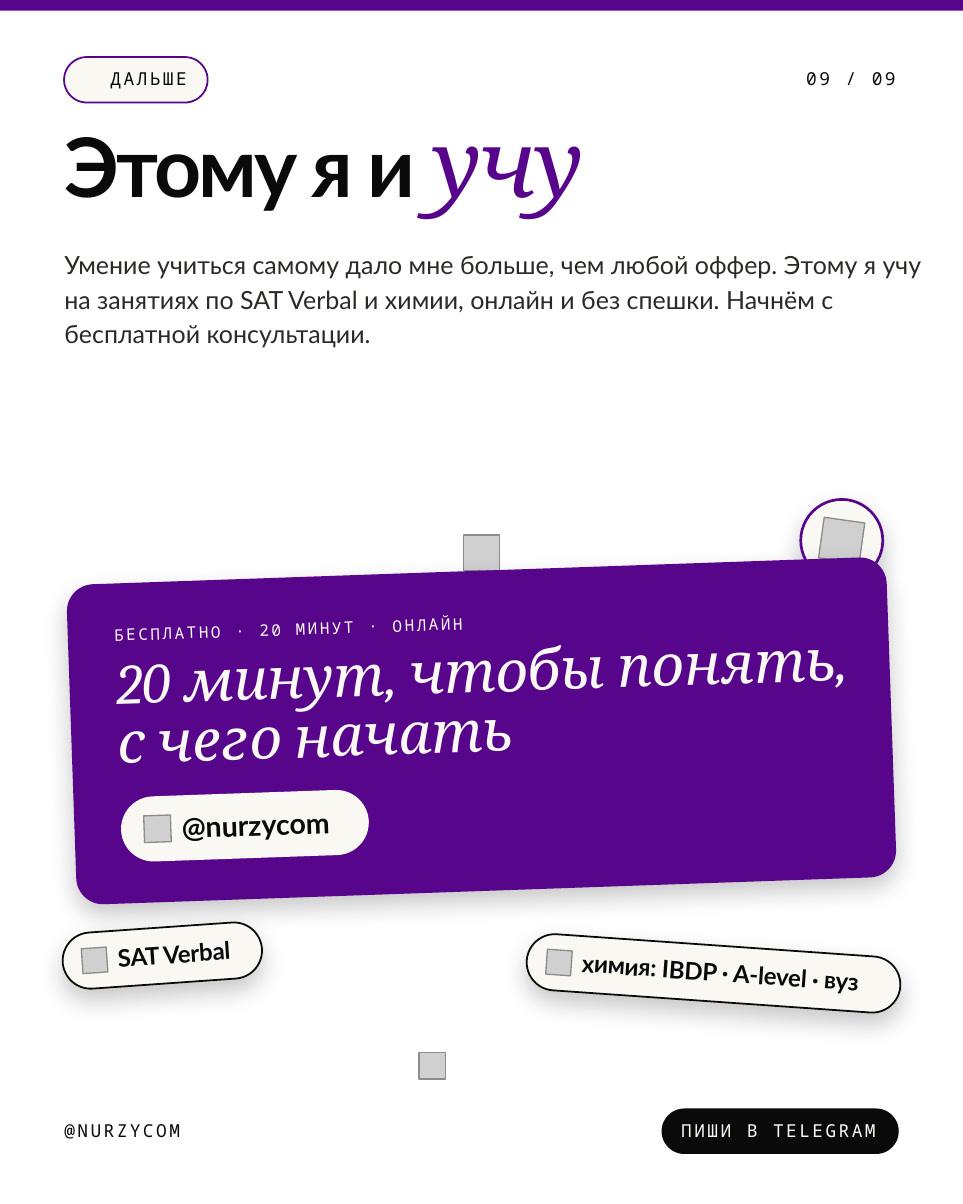
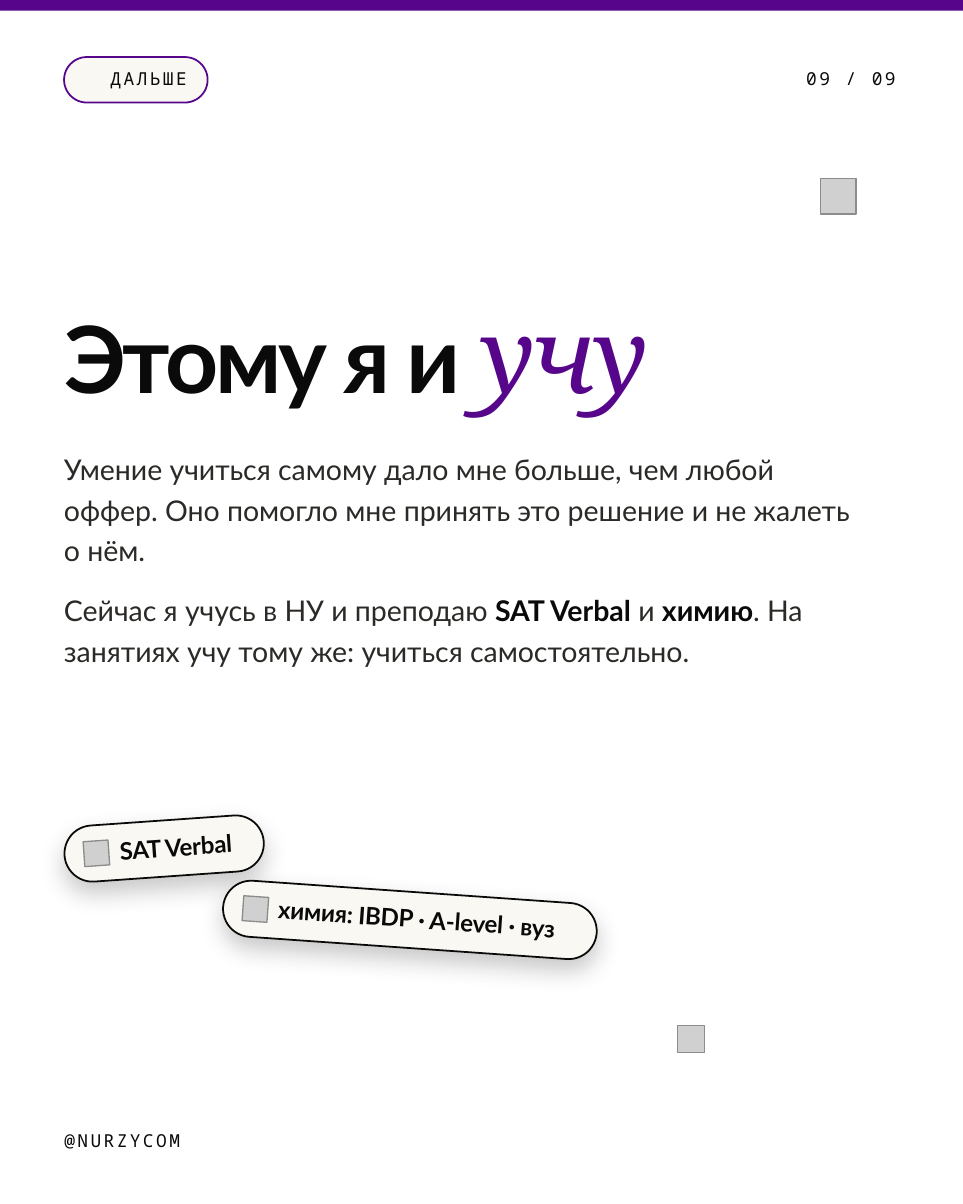
Before and after one commit to galiandojonathan-ship-it1/nurzycom_brand, a slide deck: slide 9 of social/pptx/reasons-170m.pptx. Drawn at 963x1204 pixels with LibreOffice and Linux fonts; fonts in the diff are those of the drawing; grey boxes stand for pictures; background and template pictures are left out. Boxes give left, top, right and bottom in pixels: in the first picture for what was removed or moved away, otherwise in the second. Text is boxed around its words. In the diff, an @@ line names an element or a change of style, - is before the commit and + after.

```diff
--- a/social/pptx/reasons-170m.pptx
+++ b/social/pptx/reasons-170m.pptx
@@ picture: place and size @@
-picture at [464,535,499,571]
+picture at [820,178,856,214]
@@ text "Этому я и учу": place and size @@
-text "Этому я и учу" at [64,137,584,220]
+text "Этому я и учу" at [64,325,648,418]
@@ text "Этому я и учу" at [64,325,648,418]: size 46 to 52 pt, letter spacing -1.6 to -1.8 pt in "Этому я и"; size 52 to 58 pt, letter spacing -1 to -1.2 pt in "учу"; line spacing 46pt to 52pt @@
@@ text at [64,459,850,561]: text changed; size 14 to 16 pt @@
-Умение учиться самому дало мне больше, чем любой оффер. Этому я учу на занятиях по SAT Verbal и химии, онлайн и без спешки. Начнём с бесплатной консультации.
+Умение учиться самому дало мне больше, чем любой оффер. Оно помогло мне принять это решение и не жалеть о нём.
@@ ellipse removed at [796,494,889,587] @@
@@ picture removed at [819,517,866,564] @@
@@ text added at [64,599,802,667], 16 pt, text #2B2A27 @@
+Сейчас я учусь в НУ и преподаю SAT Verbal и химию. На занятиях учу тому же: учиться самостоятельно.
@@ text removed at [114,621,354,641] @@
-БЕСПЛАТНО · 20 МИНУТ · ОНЛАЙН
@@ text removed at [117,645,836,763] @@
-20 минут, чтобы понять, с чего начать
@@ rounded rectangle removed at [120,789,370,863] @@
@@ 1 picture, 1 text, 1 rounded rectangle: place and size @@
-1 picture, 1 text, 1 rounded rectangle at [61,920,265,990]
+1 picture, 1 text, 1 rounded rectangle at [62,814,266,884]
@@ picture removed at [143,815,171,843] @@
@@ text removed at [182,818,330,841] @@
-@nurzycom
@@ rounded rectangle at [221,878,599,961]: fill #57068C to #FAF8F3; outline none to #0A0A0A 1 pt; proportions changed; rotation 358 to 4 degrees @@
@@ picture: place and size @@
-picture at [546,949,572,975]
+picture at [242,895,268,921]
@@ text "химия: IBDP · A-level · ...": place and size @@
-text "химия: IBDP · A-level · ..." at [581,959,859,994]
+text "химия: IBDP · A-level · ..." at [278,905,555,941]
@@ rounded rectangle removed at [525,932,903,1015] @@
@@ picture: place and size @@
-picture at [419,1052,446,1079]
+picture at [678,1026,705,1053]
@@ rounded rectangle removed at [661,1108,899,1153] @@
@@ text "@NURZYCOM": place and size @@
-text "@NURZYCOM" at [64,1124,180,1139]
+text "@NURZYCOM" at [64,1134,180,1149]
@@ text removed at [681,1124,876,1137] @@
-ПИШИ В TELEGRAM
```
Also in this commit, not shown: 3 other slides changed, 10 other files.
